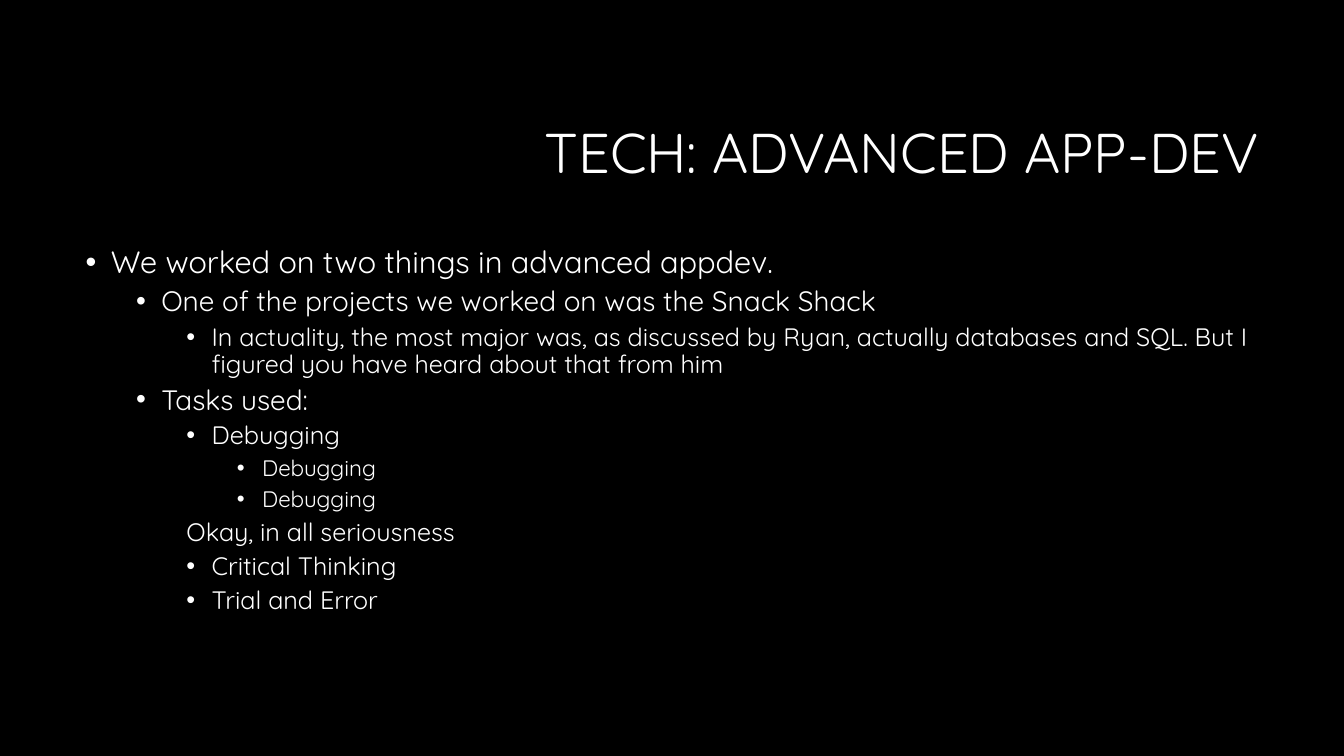
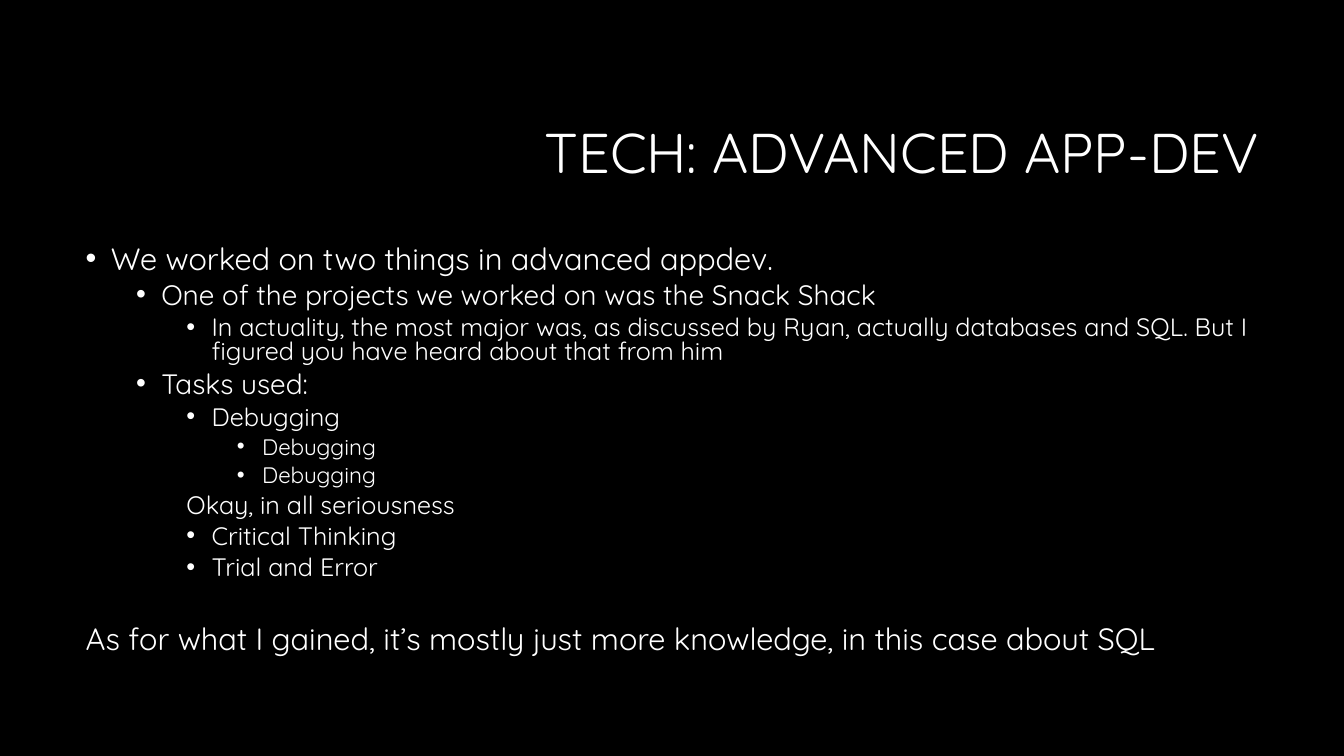
Before and after one commit to CTH-npitx/Presentations, a slide deck: slide 2 of Current Presentation/Spring 2026.pptx. Drawn at 1344x756 pixels with LibreOffice and Linux fonts; fonts in the diff are those of the drawing; background and template pictures are left out. Boxes give left, top, right and bottom in pixels: in the first picture for what was removed or moved away, otherwise in the second. Text is boxed around its words. In the diff, an @@ line names an element or a change of style, - is before the commit and + after.

```diff
--- a/Current Presentation/Spring 2026.pptx
+++ b/Current Presentation/Spring 2026.pptx
@@ text at (111, 247, 1247, 577): line spacing 0.9 to 0.8 @@
@@ text at (86, 627, 1155, 656): paragraph added @@
+As for what I gained, it’s mostly just more knowledge, in this case about SQL
```
